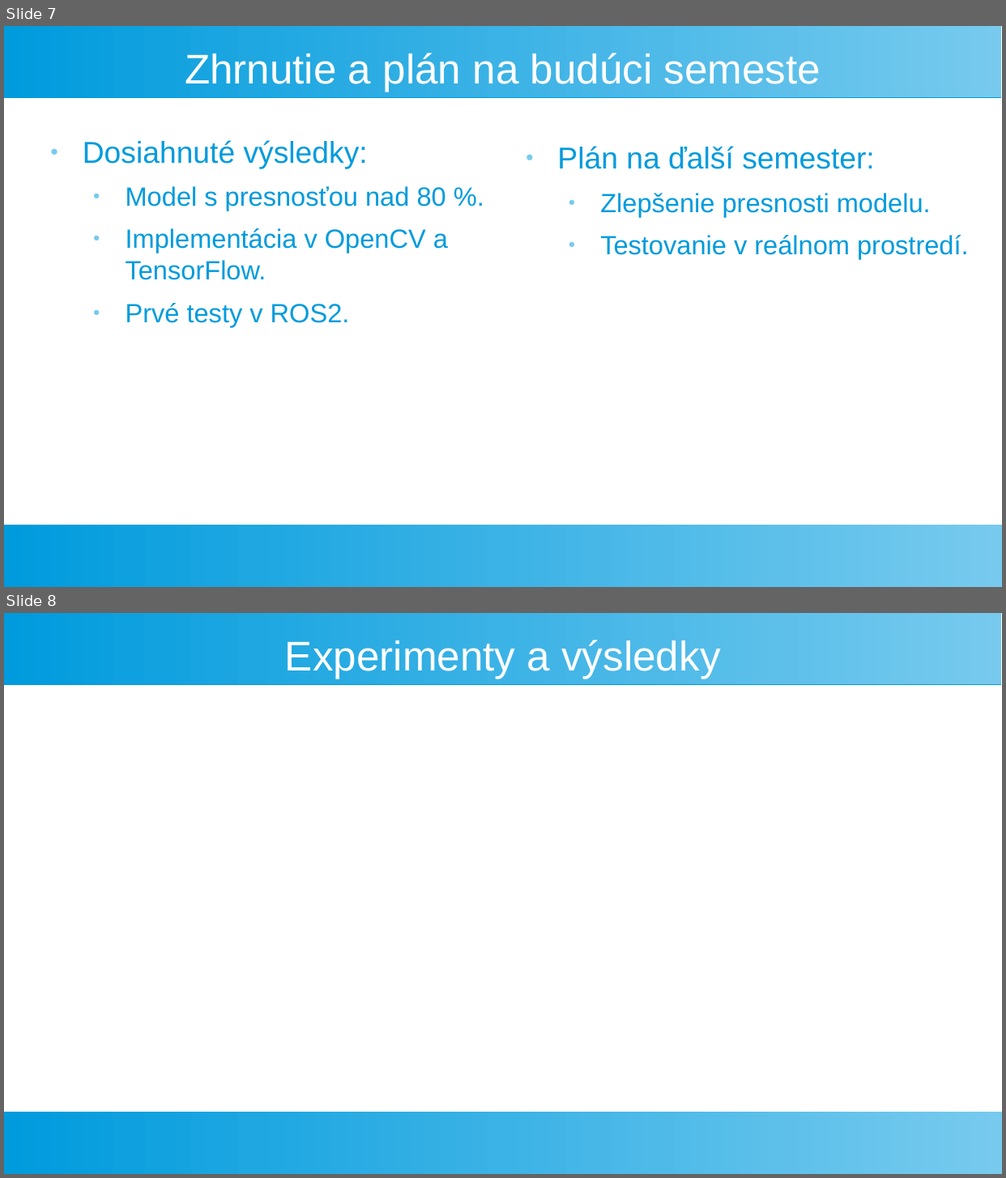
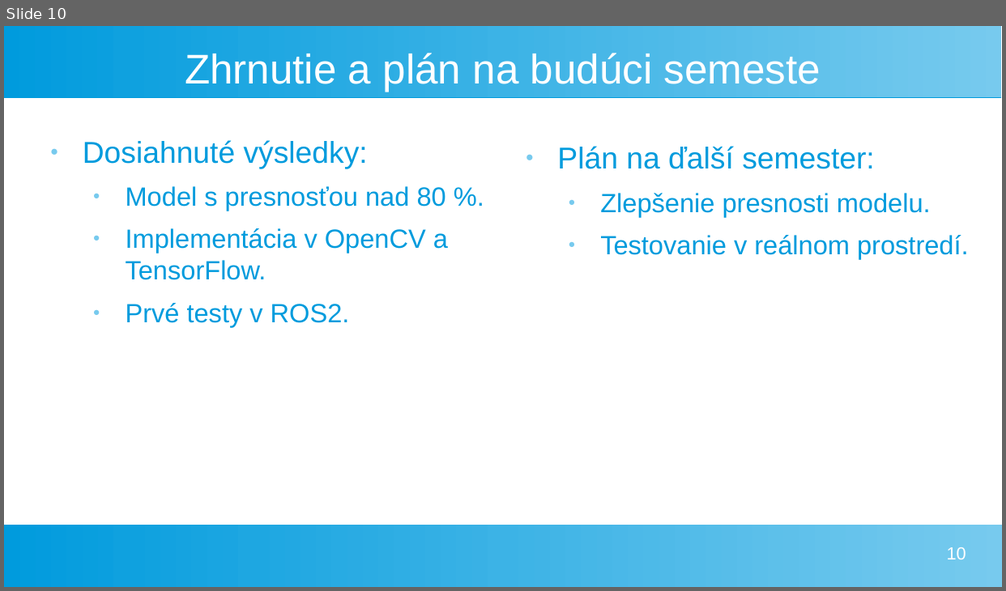
Before and after one commit to KocurMaros/master_thesis_practical, a slide deck: presentation.odp. Shown one above the other, each under a label of ours: slides 7 and 8 before the commit, slide 10 after it. The pictures are 1006x1178 and 1006x591 pixels, drawn with LibreOffice and Linux fonts; fonts in the diff are those of the drawing. Boxes give left, top, right and bottom in pixels: in the first picture for what was removed or moved away, otherwise in the second. Text is boxed around its words. In the diff, an @@ line names an element or a change of style, - is before the commit and + after.

```diff
--- a/presentation.odp
+++ b/presentation.odp
@@ slide 8 removed at [4,613,1002,1174], background #FFFFFF; not listed: 2 template elements that a slide beside it also shows @@
@@ title removed at [285,640,720,679] @@
-Experimenty a výsledky
@@ what was slide 7 is now slide 10 @@
@@ slide 10 changed as well @@
@@ page number added at [947,548,966,560], 14 pt, text #FFFFFF @@
+10
```
Also in this commit, not shown: 6 other slides changed, 4 slides added, 4 other files.
